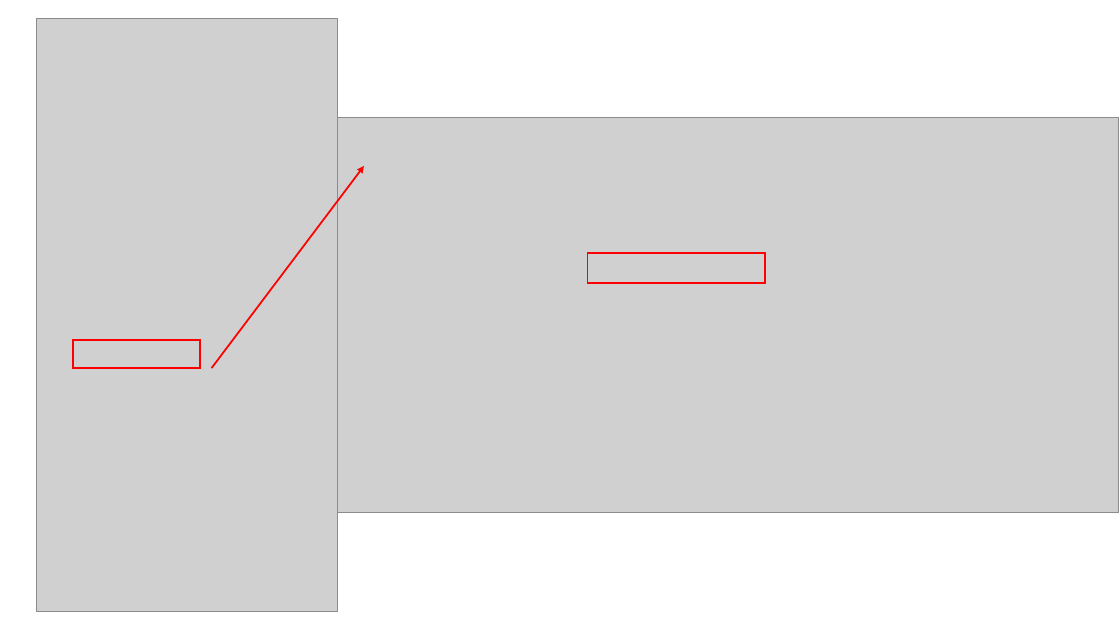
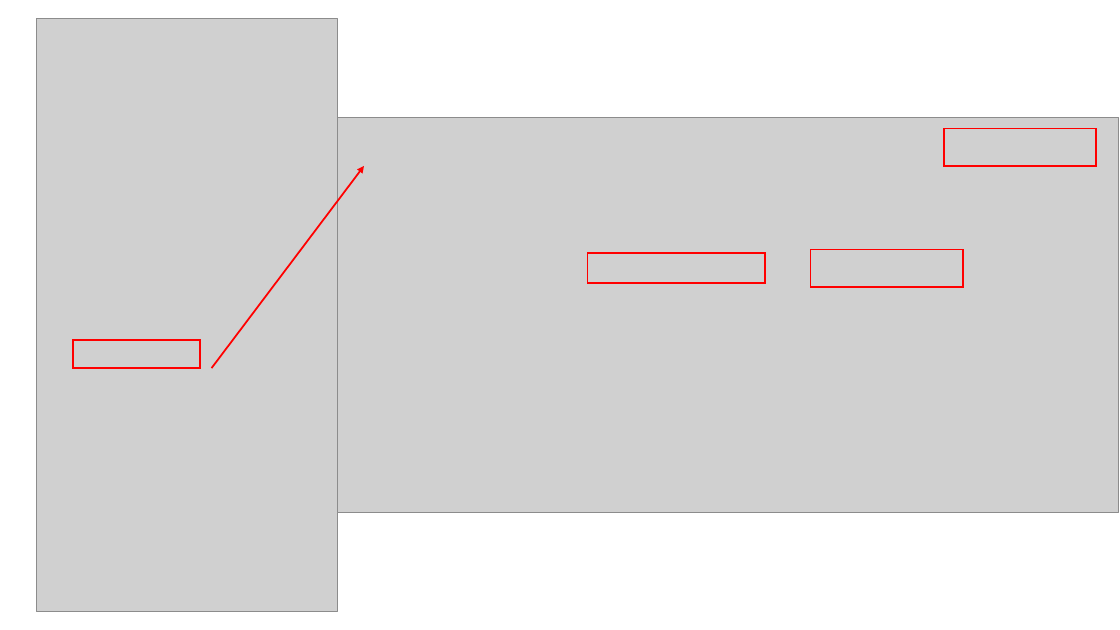
Before and after one commit to frankligy/pan_cancer_intracellular_antigen_atlas, a slide deck: slide 1 of notes/tesorai_vaccine.pptx. Drawn at 1120x630 pixels with LibreOffice and Linux fonts; fonts in the diff are those of the drawing; grey boxes stand for pictures. Boxes give left, top, right and bottom in pixels: in the first picture for what was removed or moved away, otherwise in the second. Text is boxed around its words. In the diff, an @@ line names an element or a change of style, - is before the commit and + after.

```diff
--- a/notes/tesorai_vaccine.pptx
+++ b/notes/tesorai_vaccine.pptx
@@ rectangle added at (944, 129, 1096, 166), outline #FF0000 1.5 pt @@
@@ rectangle added at (811, 250, 963, 287), outline #FF0000 1.5 pt @@
```
Also in this commit, not shown: 1 slide added, 3 other files.
